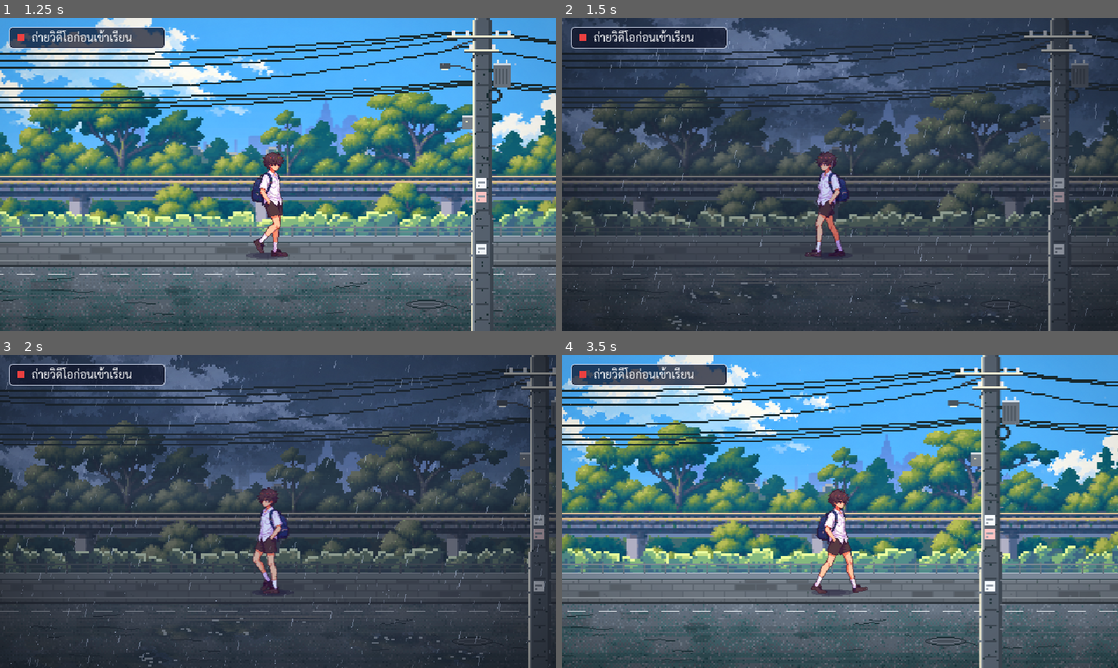
Above: before the commit, frames 1-4 (two rows, left to right).
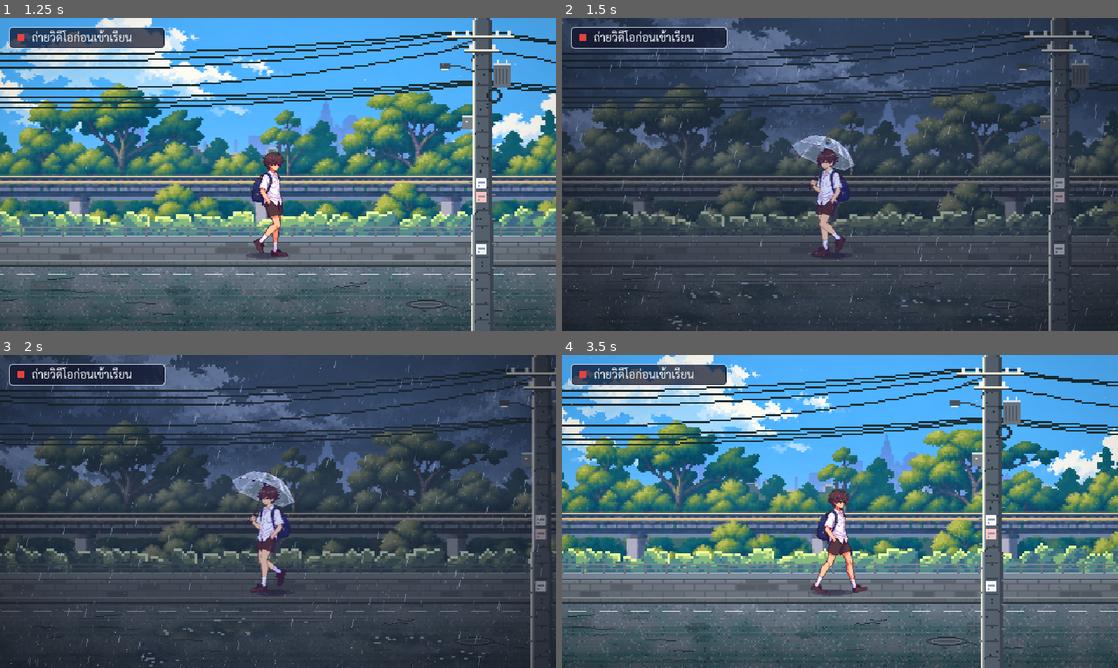
Above: after the commit, the same moments.

Repository: nerfmez/Story-game
Game: Godot game, scene res://scenes/main.tscn
Two runs of this game, one before a commit and one after it. Both use one fixed random seed, a clock stepped at 60 frames per second and the inputs below.
Inputs (mouse positions are in pixels of both pictures, inside the frame that each line leads up to):
- Up to frame 1 (1.25 s): tap Enter (ui_accept) at 0.5, 0.77 s; move the mouse to (400, 158) at 0.52 s; hold Right (ui_right) from 0.53 s (still down); tap T at 0.6 s; click (400, 158) at 0.67 s
- Up to frame 2 (1.5 s): move the mouse to (728, 190) at 1.27 s; release Right (ui_right) at 1.28 s; hold Left (ui_left) from 1.28 s (still down); tap T at 1.35 s
- Up to frame 3 (2 s): keep holding Left (ui_left); tap Enter (ui_accept) at 1.52 s
- Up to frame 4 (3.5 s): move the mouse to (895, 442) at 2.02 s; release Left (ui_left) at 2.03 s; hold Right (ui_right) from 2.03 s (still down); tap M at 2.1 s; tap T at 2.3, 3.05 s; move the mouse to (812, 574) at 2.77 s; tap R at 2.85 s; click (812, 574) at 2.92 s; tap Enter (ui_accept) at 3.02 s

Frame 1 is identical in both runs. In frame 2, 2.0% of the frame differs, in the area x 0-99%, y 0-100%; in frame 3, 3.9%; in frame 4, 4.7%, in the area x 0-100%, y 0-100%.

Commit message:
Hero stands and walks with a clear umbrella in the rain
New tools/import_char_video.py imports a character clip on any plain
background (the walk came on blue-grey, not green), keeping the video's
shading, aligning feet/shirt, sizing the collar to 95 px and unmixing the
clear umbrella into translucent plastic (pixels between background and
plastic colour, above the collar; darker hair excluded). Idle loops frames
49-95, walk is one 28-frame cycle at 12 fps, levelled with an even 1 px bob
(steady_walk_head.py gets --measure to skip the swaying canopy).
hero_walker.gd gets set_umbrella() (own frames, offsets, speed 74, step
frames, no phone); the rain time of day turns it on.

Co-Authored-By: Claude Opus 5.5 <noreply@anthropic.com>
Claude-Session: https://claude.ai/code/session_011NAKRUA9btL4iodwTEM3Dh

Diff:
--- a/scenes/main.tscn
+++ b/scenes/main.tscn
@@ -47,6 +47,8 @@
 [ext_resource type="Shader" path="res://shaders/foliage_sway.gdshader" id="46_sway"]
 [ext_resource type="Texture2D" path="res://assets/bg/sunset/train_glow.png" id="51_train_glow"]
 [ext_resource type="Shader" path="res://shaders/rain.gdshader" id="52_rain"]
+[ext_resource type="Texture2D" path="res://assets/characters/hero_umbrella_idle.png" id="53_umb_idle"]
+[ext_resource type="Texture2D" path="res://assets/characters/hero_umbrella_walk.png" id="54_umb_walk"]
 
 [sub_resource type="AudioStreamRandomizer" id="AudioStreamRandomizer_steps"]
 random_pitch = 1.12
@@ -304,6 +306,8 @@
 idle_texture = ExtResource("44_idle")
 walk_texture = ExtResource("21_walk")
 phone_texture = ExtResource("45_phone")
+umbrella_idle_texture = ExtResource("53_umb_idle")
+umbrella_walk_texture = ExtResource("54_umb_walk")
 step_sound = NodePath("Steps")
 
 [node name="Steps" type="AudioStreamPlayer" parent="Characters/Hero"]
--- a/scripts/hero_walker.gd
+++ b/scripts/hero_walker.gd
@@ -56,6 +56,22 @@
 @export var phone_offset := Vector2(-5, 0)
 @export var phone_offset_flipped := Vector2(0, 0)
 
+## ถือร่ม (ตอนฝนตก main.gd เปิดให้): ใช้ภาพยืน/เดินถือร่มแทน (tools/import_char_video.py)
+## มีจำนวนเฟรม ตำแหน่ง ความเร็วเดิน และจังหวะเสียงเท้าของตัวเอง ไม่หยิบโทรศัพท์ (มือถือร่มอยู่)
+@export var umbrella_idle_texture: Texture2D
+@export var umbrella_idle_frames := 24
+@export var umbrella_idle_offset := Vector2(-31, 0)
+@export var umbrella_idle_offset_flipped := Vector2(-10, 0)
+@export var umbrella_walk_texture: Texture2D
+@export var umbrella_walk_frames := 14
+@export var umbrella_walk_offset := Vector2(-31, 0)
+@export var umbrella_walk_offset_flipped := Vector2(-8, 0)
+## เท้าที่วางบนพื้นในภาพเดินถือร่มเลื่อน ~6.2 พิกเซล/เฟรม x 12 เฟรม/วินาที
+@export var umbrella_speed := 74.0
+@export var umbrella_step_frames: Array[int] = [0, 7]
+var umbrella := false
+var _plain := {}
+
 @onready var _body: Sprite2D = $Body
 @onready var _reflection: Sprite2D = $Reflection
 
@@ -76,6 +92,36 @@
 var _still_time := 0.0
 ## เฟรมที่เริ่มเก็บโทรศัพท์ (ย้อนจากเฟรมนี้ลงไปถึง 0)
 var _put_away_from := 0
+
+
+## ถือร่ม/ไม่ถือร่ม: สลับชุดภาพยืนและเดิน (เก็บชุดปกติไว้คืนตอนเลิกถือ)
+func set_umbrella(on: bool) -> void:
+	if _plain.is_empty():
+		for key in ["idle_texture", "idle_frames", "idle_offset", "idle_offset_flipped", "walk_texture",
+				"walk_frames", "walk_offset", "walk_offset_flipped", "speed", "step_frames"]:
+			_plain[key] = get(key)
+	if on and not (umbrella_idle_texture and umbrella_walk_texture):
+		on = false
+	umbrella = on
+	if on:
+		idle_texture = umbrella_idle_texture
+		idle_frames = umbrella_idle_frames
+		idle_offset = umbrella_idle_offset
+		idle_offset_flipped = umbrella_idle_offset_flipped
+		walk_texture = umbrella_walk_texture
+		walk_frames = umbrella_walk_frames
+		walk_offset = umbrella_walk_offset
+		walk_offset_flipped = umbrella_walk_offset_flipped
+		speed = umbrella_speed
+		step_frames = umbrella_step_frames
+		_phone = Phone.NONE                    # มือถือร่มอยู่: เก็บโทรศัพท์ทันที
+	else:
+		for key in _plain:
+			set(key, _plain[key])
+	_still_time = 0.0
+	_last_frame = -1
+	if is_inside_tree():
+		_set_pose(false, _facing_right)
 
 
 func _ready() -> void:
@@ -112,7 +158,7 @@
 			_blink_wait = randf_range(blink_every.x, blink_every.y)
 		_blink_left -= delta
 		# ยืนนานพอแล้ว: รอให้ท่ายืนวนมาถึงเฟรมที่ตรงกับท่าโทรศัพท์ แล้วเริ่มหยิบ
-		if phone_texture and _still_time >= _phone_wait and _idle_frame() == phone_from_idle_frame:
+		if phone_texture and not umbrella and _still_time >= _phone_wait and _idle_frame() == phone_from_idle_frame:
 			_phone = Phone.TAKING_OUT
 			_phone_time = 0.0
 			_set_phone_pose(0)
--- a/scripts/main.gd
+++ b/scripts/main.gd
@@ -46,6 +46,7 @@
 		"grade": [Vector3(0.0, 0.02, 0.07), Vector3(0.0, 0.01, 0.03), 0.35, 0.4],
 		"ambience": "res://assets/audio/ambience_rain.ogg",
 		"characters": Color(0.8, 0.84, 0.94),        # ตัวละครอยู่ในแสงครึ้มด้วย
+		"umbrella": true,                             # พระเอกกางร่ม (ยืน/เดินถือร่ม)
 		"morning": true,
 	},
 }
@@ -207,6 +208,9 @@
 	var characters := get_node_or_null("Characters") as CanvasItem
 	if characters:
 		characters.modulate = t.get("characters", Color.WHITE)
+	var hero := get_node_or_null("Characters/Hero")
+	if hero and hero.has_method("set_umbrella"):
+		hero.set_umbrella(t.get("umbrella", false))
 	var ambience := get_node_or_null("Ambience") as AudioStreamPlayer
 	if ambience and _evening_ambience:
 		var want: AudioStream = load(t["ambience"]) if t.has("ambience") else _evening_ambience
Binary file added: assets/characters/hero_umbrella_idle.png
Not shown, added: assets/characters/hero_umbrella_idle.png.import
Binary file added: assets/characters/hero_umbrella_walk.png
Not shown, added: assets/characters/hero_umbrella_walk.png.import
Not shown: 1 places in scenes/main.tscn that only renumber resources
Not shown, changed: README.md
Not shown, added: art_source/hero_umbrella_idle_greenscreen.mp4
Not shown, added: art_source/hero_umbrella_walk.mp4
Not shown, added: tools/import_char_video.py
Not shown, changed: tools/steady_walk_head.py
